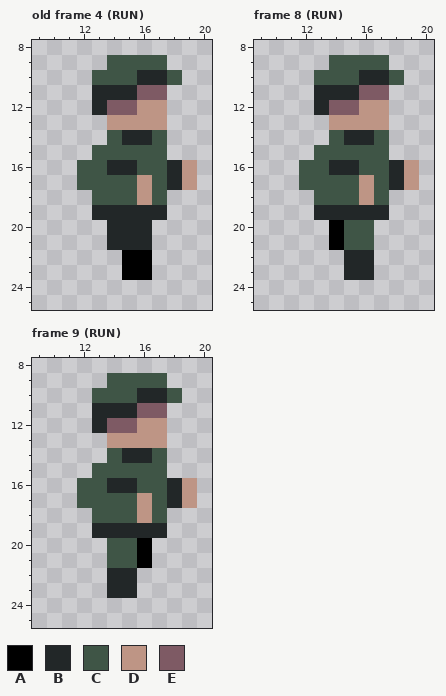
Two states of a pixel-art file, Train to Safety/Assets/Textures/Player/Character2.aseprite. Above, as it was before the edit.
32x32 pixels, 30 frames. Shown: old frame 4 (RUN): x 9..20, y 8..25; frame 8 (RUN): x 9..20, y 8..25; frame 9 (RUN): x 9..20, y 8..25. The commit also changed other frames, which this record leaves out.
Visible layers, top first: "Gun", "Top", "Bottom".
Palette (. is transparent): A #000000  B #222728  C #3f5546  D #be9585  E #7e5a64
Pixels before, old frame 4 (RUN), first column x 12:
 9 ..CCCC..
10 .CCCBBC.
11 .BBBEE..
12 .BEEDD..
13 ..DDDD..
14 ..CBBC..
15 .CCCCC..
16 CCBBCCBD
17 CCCCDCBD
18 .CCCDC..
19 .BBBBB..
20 ..BBB...
21 ..BBB...
22 ...AA...
23 ...AA...
Pixels before, frame 8 (RUN), first column x 12:
 9 ..CCCC..
10 .CCCBBC.
11 .BBBEE..
12 .BEEDD..
13 ..DDDD..
14 ..CBBC..
15 .CCCCC..
16 CCBBCCBD
17 CCCCDCBD
18 .CCCDC..
19 .BBBBB..
20 ..ACC...
21 ..ACC...
22 ...BB...
23 ...BB...
Pixels before, frame 9 (RUN), first column x 12:
 9 ..CCCC..
10 .CCCBBC.
11 .BBBEE..
12 .BEEDD..
13 ..DDDD..
14 ..CBBC..
15 .CCCCC..
16 CCBBCCBD
17 CCCCDCBD
18 .CCCDC..
19 .BBBBB..
20 ..CCA...
21 ..CCA...
22 ..BB....
23 ..BB....
After the commit:
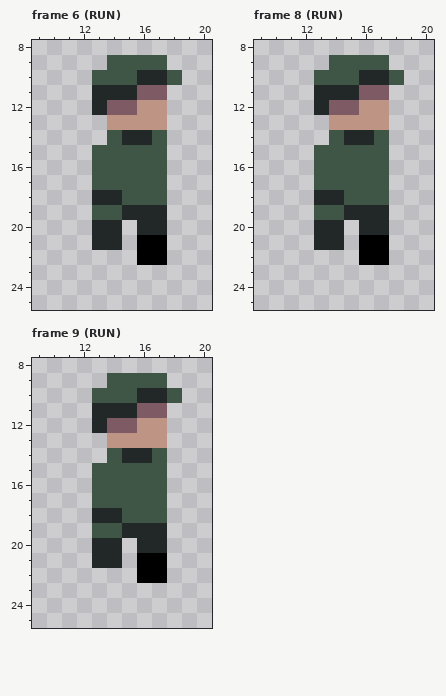
A new or re-ordered frame is compared with the old frame closest to it.
Difference:
layer "Bottom" removed
frames re-ordered
Frame 6 (RUN) against old frame 4 (RUN):
The edit adds colour A in rows 21 to 22 at x 17.
Colour B gives way to colour A in row 21 at x 16.
The edit adds colour B in row 20 at x 13 and 17; in row 21 at x 13.
Colour C gives way to colour B in row 18 at x 13 to 14.
Colour B gives way to colour C in row 16 at x 14 to 15; in row 19 at x 13 to 14.
Colour D gives way to colour C in rows 17 to 18 at x 16.
Colour A is removed in row 22 at x 15; in row 23 at x 15 to 16.
Colour B is removed in rows 16 to 17 at x 18; in rows 20 to 21 at x 15.
Colour C is removed in rows 16 to 17 at x 12.
Colour D is removed in rows 16 to 17 at x 19.
Frame 8 (RUN):
The edit adds colour A in rows 21 to 22 at x 17.
Colour B gives way to colour A in row 22 at x 16.
Colour C gives way to colour A in row 21 at x 16.
The edit adds colour B in row 20 at x 13 and 17; in row 21 at x 13.
Colour A gives way to colour B in rows 20 to 21 at x 14.
Colour C gives way to colour B in row 18 at x 13 to 14; in row 20 at x 16.
Colour B gives way to colour C in row 16 at x 14 to 15; in row 19 at x 13 to 14.
Colour D gives way to colour C in rows 17 to 18 at x 16.
Colour B is removed in rows 16 to 17 at x 18; in row 22 at x 15; in row 23 at x 15 to 16.
Colour C is removed in rows 16 to 17 at x 12; in rows 20 to 21 at x 15.
Colour D is removed in rows 16 to 17 at x 19.
Frame 9 (RUN):
The edit adds colour A in row 21 at x 17; in row 22 at x 16 to 17.
The edit adds colour B in row 20 at x 13 and 17; in row 21 at x 13.
Colour A gives way to colour B in row 20 at x 16.
Colour C gives way to colour B in row 18 at x 13 to 14; in rows 20 to 21 at x 14.
Colour B gives way to colour C in row 16 at x 14 to 15; in row 19 at x 13 to 14.
Colour D gives way to colour C in rows 17 to 18 at x 16.
Colour B is removed in rows 16 to 17 at x 18; in rows 22 to 23 at x 14 to 15.
Colour C is removed in rows 16 to 17 at x 12; in rows 20 to 21 at x 15.
Colour D is removed in rows 16 to 17 at x 19.
Where, in picture pixels (left, top, right, bottom), the same in both pictures:
changed: (77, 160, 197, 280)
changed: (299, 160, 419, 280)
changed: (77, 478, 197, 598)
